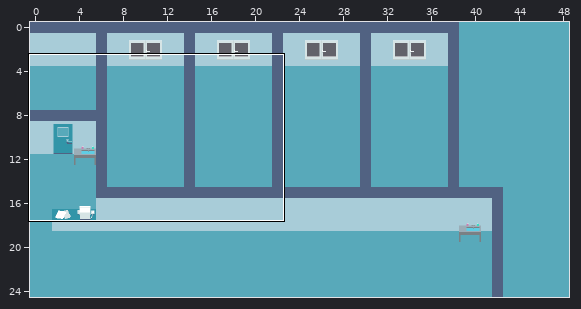
An edit to a level. Tiled map, resources/level/hospital.tmx. The picture above shows the old version from afar; the outline marks the close-up.
Close-up. First the earlier version:
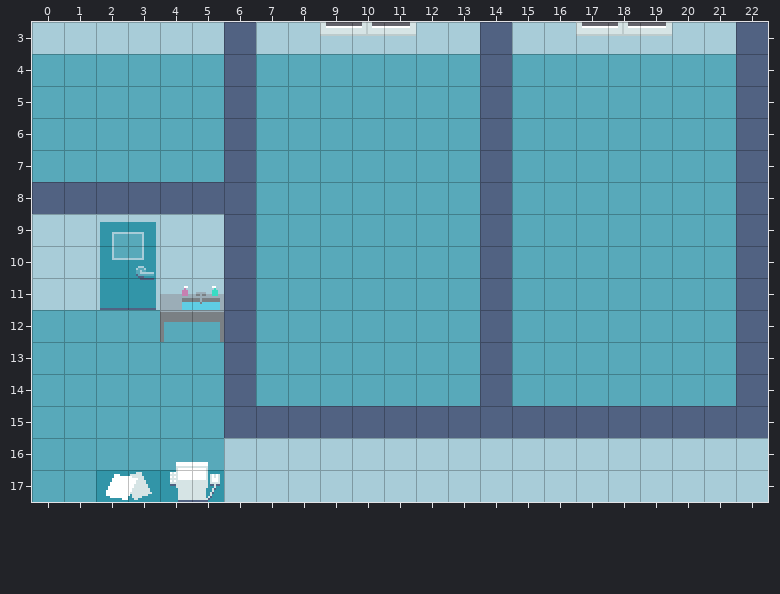
Cells are 16x16 px. Shown: x 0..22, y 3..17. The commit also changed other parts of the map, which this record leaves out.
And afterwards:
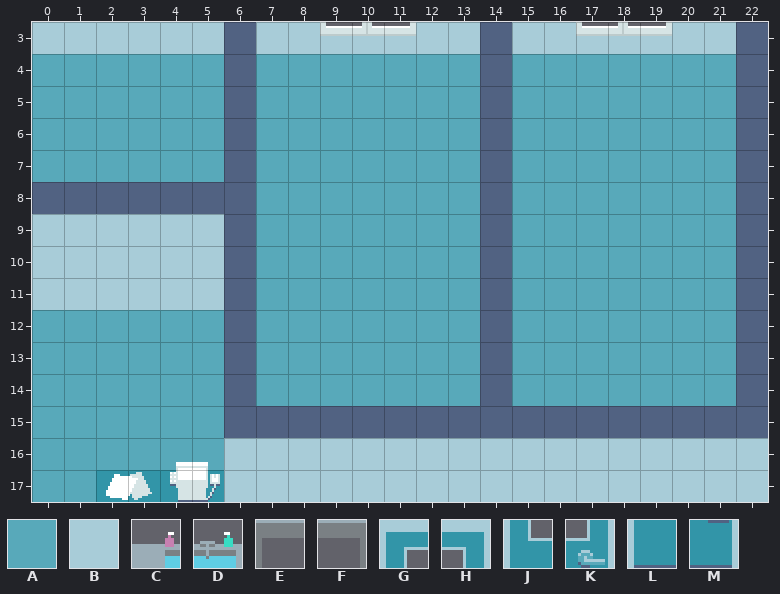
Key: from "sprites": A 0, B 1, C 20, D 21, E 30, F 31, G 80, H 81, J 90, K 91, L 100, M 101.
_ is an empty cell.
Change:
Layer "Walls":
Tile A becomes tile B in rows 9 to 10 at x 2 to 3.
Layer "Items":
The author cleared tile C in row 11 at x 4.
The author cleared tile D in row 11 at x 5.
The author cleared tile E in row 12 at x 4.
The author cleared tile F in row 12 at x 5.
The author cleared tile G in row 9 at x 2.
The author cleared tile H in row 9 at x 3.
The author cleared tile J in row 10 at x 2.
The author cleared tile K in row 10 at x 3.
The author cleared tile L in row 11 at x 2.
The author cleared tile M in row 11 at x 3.
